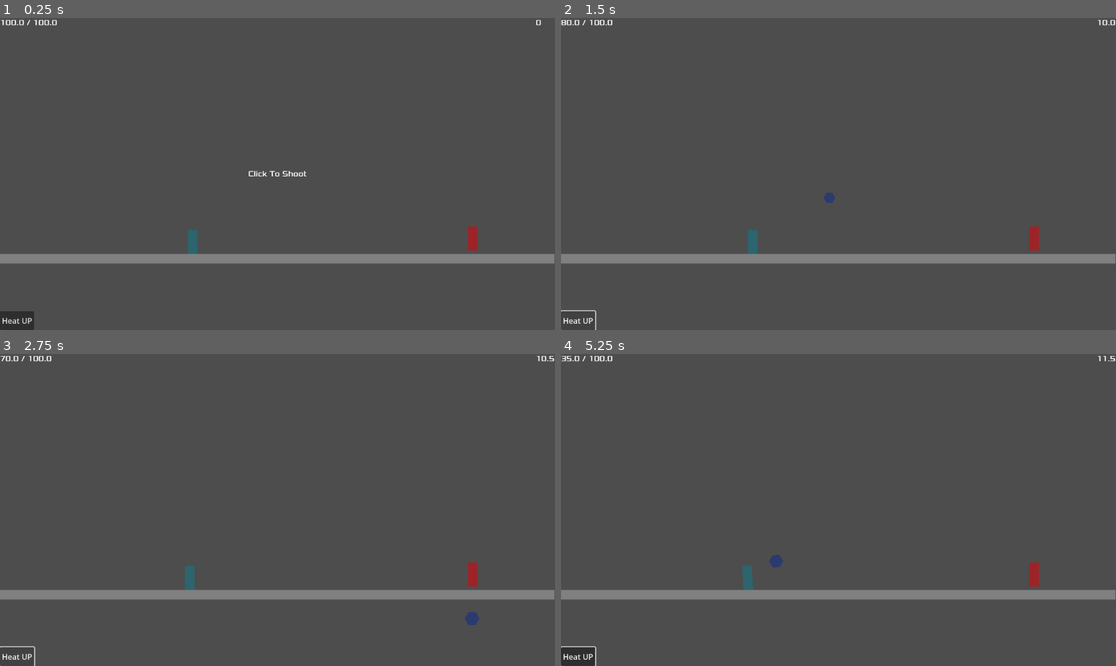
Above: before the commit, frames 1-4 (two rows, left to right).
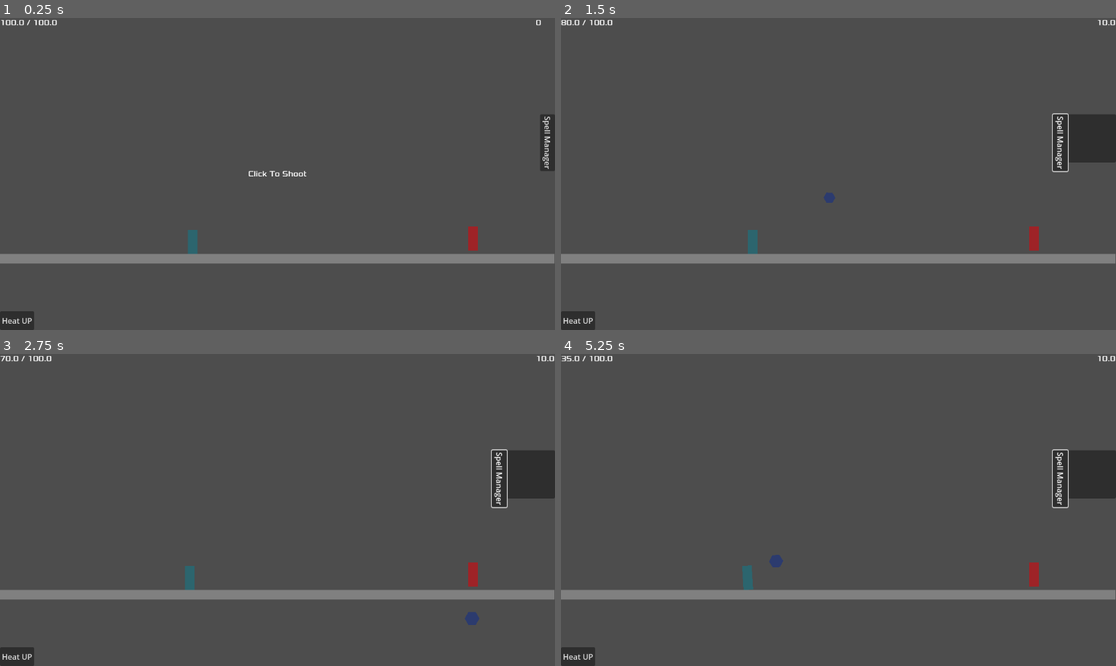
Above: after the commit, the same moments.

Repository: EonViljoen/MerlinEngine
Game: Godot game, scene res://scenes/entities/main.tscn
The game is run twice, just before and just after one commit, with the same random seed, the same clock (stepped at 60 frames per second) and the same inputs. Before the commit the project starts from res://main.tscn.
Inputs (mouse positions are in pixels of both pictures, inside the frame that each line leads up to):
- Up to frame 1 (0.25 s): no input
- Up to frame 2 (1.5 s): click (1110, 142) at 0.5 s, where only the run after the commit has a clickable "Spell Manager"; click "Heat UP" at 1.25 s
- Up to frame 3 (2.75 s): click "Heat UP" at 2 s
- Up to frame 4 (5.25 s): click (1060, 478) at 2.75 s, where only the run after the commit has a clickable "Spell Manager"; click "Heat UP" at 3.5 s; click (1110, 478) at 4.25 s, where only the run after the commit has a clickable "Spell Manager"; move the mouse to (749, 578) at 5.02 s; click (749, 578) at 5.1 s

The runs differ from the first frame. In frame 1, 0.4% of the frame differs, in the area x 97-100%, y 30-49%; in frame 2, 1.9%; in frame 3, 1.9%; in frame 4, 1.9%, in the area x 0-100%, y 0-100%.

Commit message:
Adding framework for modifiers, behaviour next

Diff:
--- a/project.godot
+++ b/project.godot
@@ -11,7 +11,7 @@
 [application]
 
 config/name="Merlin Engine"
-run/main_scene="res://main.tscn"
+run/main_scene="res://scenes/entities/main.tscn"
 config/features=PackedStringArray("4.4", "Forward Plus")
 config/icon="res://icon.svg"
 
--- /dev/null
+++ b/resources/projectile_modifier_resource.tres
@@ -0,0 +1,10 @@
+[gd_resource type="Resource" script_class="ProjectileModifierResource" load_steps=2 format=3 uid="uid://i6dqoq4qqq3b"]
+
+[ext_resource type="Script" uid="uid://ch5ymidwbge4n" path="res://scripts/resources/projectile_modifier_resource.gd" id="1_jypx1"]
+
+[resource]
+script = ExtResource("1_jypx1")
+speed = 50.0
+damage = 10.0
+cost = 10.0
+color = Color(1, 1, 1, 1)
--- a/hud.tscn
+++ b/scenes/entities/UI/hud.tscn
@@ -1,7 +1,8 @@
-[gd_scene load_steps=3 format=3 uid="uid://djwoc85mb6mfu"]
+[gd_scene load_steps=4 format=3 uid="uid://djwoc85mb6mfu"]
 
 [ext_resource type="FontFile" uid="uid://b3hxrvl15g5kc" path="res://assets/fonts/Xolonium-Regular.ttf" id="1_37p78"]
 [ext_resource type="Script" uid="uid://cnvhkoxkyq0lf" path="res://scripts/hud.gd" id="1_64ctp"]
+[ext_resource type="PackedScene" uid="uid://qm1ea6fixo4x" path="res://scenes/entities/UI/spell_manager_panel.tscn" id="3_h0g4p"]
 
 [node name="HUD" type="CanvasLayer"]
 script = ExtResource("1_64ctp")
@@ -57,5 +58,7 @@
 size_flags_vertical = 8
 text = "Heat UP"
 
+[node name="SpellManagerPanel" parent="." instance=ExtResource("3_h0g4p")]
+
 [connection signal="timeout" from="MessageTimer" to="." method="_on_message_timer_timeout"]
 [connection signal="pressed" from="HeatUpButton" to="." method="_on_heat_up_button_pressed"]
--- /dev/null
+++ b/scenes/entities/UI/spell_manager_panel.tscn
@@ -0,0 +1,37 @@
+[gd_scene load_steps=2 format=3 uid="uid://qm1ea6fixo4x"]
+
+[ext_resource type="Script" uid="uid://b4turoacujvsl" path="res://scripts/spell_manager_panel.gd" id="1_dogtn"]
+
+[node name="SpellManagerPanel" type="Control"]
+layout_mode = 3
+anchors_preset = 15
+anchor_right = 1.0
+anchor_bottom = 1.0
+grow_horizontal = 2
+grow_vertical = 2
+script = ExtResource("1_dogtn")
+
+[node name="SideSpellPanel" type="Panel" parent="."]
+layout_mode = 1
+anchors_preset = 6
+anchor_left = 1.0
+anchor_top = 0.5
+anchor_right = 1.0
+anchor_bottom = 0.5
+offset_top = -124.0
+offset_right = 100.0
+offset_bottom = -24.0
+grow_horizontal = 0
+grow_vertical = 2
+
+[node name="ButtonContainer" type="Container" parent="SideSpellPanel"]
+layout_mode = 0
+offset_right = 40.0
+offset_bottom = 40.0
+rotation = 1.5708
+
+[node name="OpenCloseButton" type="Button" parent="SideSpellPanel/ButtonContainer"]
+layout_mode = 2
+text = "Spell Manager"
+
+[connection signal="pressed" from="SideSpellPanel/ButtonContainer/OpenCloseButton" to="." method="_on_open_close_button_pressed"]
--- a/character.tscn
+++ b/scenes/entities/character.tscn
@@ -1,7 +1,8 @@
-[gd_scene load_steps=5 format=3 uid="uid://dtjaix5asacrc"]
+[gd_scene load_steps=6 format=3 uid="uid://dtjaix5asacrc"]
 
 [ext_resource type="Script" uid="uid://cag0itqvkl1df" path="res://scripts/player.gd" id="1_om70c"]
-[ext_resource type="PackedScene" uid="uid://ca5elh2nhbprw" path="res://projectile.tscn" id="2_pjt0s"]
+[ext_resource type="PackedScene" uid="uid://ca5elh2nhbprw" path="res://scenes/entities/projectile.tscn" id="2_pjt0s"]
+[ext_resource type="PackedScene" uid="uid://8o1nqe7w3p21" path="res://scenes/entities/projectile_modifier_manager.tscn" id="3_rk0cf"]
 
 [sub_resource type="CanvasTexture" id="CanvasTexture_xym31"]
 
@@ -27,4 +28,6 @@
 wait_time = 3.0
 autostart = true
 
+[node name="ProjectileModifierManager" parent="." instance=ExtResource("3_rk0cf")]
+
 [connection signal="timeout" from="RegenTimer" to="." method="_on_timer_timeout"]
--- a/main.tscn
+++ b/scenes/entities/main.tscn
@@ -1,11 +1,11 @@
 [gd_scene load_steps=13 format=3 uid="uid://bfrhvekglh4na"]
 
-[ext_resource type="PackedScene" uid="uid://dtjaix5asacrc" path="res://character.tscn" id="1_145mt"]
-[ext_resource type="Script" uid="uid://0udwwnexsch3" path="res://scripts/projectile_physics.gd" id="2_7mycd"]
+[ext_resource type="PackedScene" uid="uid://dtjaix5asacrc" path="res://scenes/entities/character.tscn" id="1_145mt"]
+[ext_resource type="Script" uid="uid://0udwwnexsch3" path="res://scripts/projectiles/projectile_physics.gd" id="2_7mycd"]
 [ext_resource type="Script" uid="uid://brvsj3m80fgjr" path="res://scripts/target.gd" id="2_ur8c2"]
-[ext_resource type="Script" uid="uid://6ftcvlqdwksk" path="res://scripts/projectile.gd" id="3_272bh"]
-[ext_resource type="PackedScene" uid="uid://djwoc85mb6mfu" path="res://hud.tscn" id="3_h2yge"]
-[ext_resource type="Script" uid="uid://ddhpq8nhita2a" path="res://scripts/projectile_animation.gd" id="4_5vw27"]
+[ext_resource type="Script" uid="uid://6ftcvlqdwksk" path="res://scripts/projectiles/projectile.gd" id="3_272bh"]
+[ext_resource type="PackedScene" uid="uid://djwoc85mb6mfu" path="res://scenes/entities/UI/hud.tscn" id="3_h2yge"]
+[ext_resource type="Script" uid="uid://ddhpq8nhita2a" path="res://scripts/projectiles/projectile_animation.gd" id="4_5vw27"]
 
 [sub_resource type="CanvasTexture" id="CanvasTexture_8uv3a"]
 specular_color = Color(0.501961, 0.501961, 0.501961, 1)
--- a/projectile.tscn
+++ b/scenes/entities/projectile.tscn
@@ -1,8 +1,8 @@
 [gd_scene load_steps=7 format=3 uid="uid://ca5elh2nhbprw"]
 
-[ext_resource type="Script" uid="uid://0udwwnexsch3" path="res://scripts/projectile_physics.gd" id="1_a85iw"]
-[ext_resource type="Script" uid="uid://6ftcvlqdwksk" path="res://scripts/projectile.gd" id="2_qxf0c"]
-[ext_resource type="Script" uid="uid://ddhpq8nhita2a" path="res://scripts/projectile_animation.gd" id="3_dgwo2"]
+[ext_resource type="Script" uid="uid://0udwwnexsch3" path="res://scripts/projectiles/projectile_physics.gd" id="1_8ngof"]
+[ext_resource type="Script" uid="uid://6ftcvlqdwksk" path="res://scripts/projectiles/projectile.gd" id="2_ykqt4"]
+[ext_resource type="Script" uid="uid://ddhpq8nhita2a" path="res://scripts/projectiles/projectile_animation.gd" id="3_48ark"]
 
 [sub_resource type="PhysicsMaterial" id="PhysicsMaterial_qxf0c"]
 
@@ -13,12 +13,12 @@
 resource_local_to_scene = true
 
 [node name="Projectile" type="Node2D"]
-script = ExtResource("1_a85iw")
+script = ExtResource("1_8ngof")
 
 [node name="RigidBody2D" type="RigidBody2D" parent="."]
 physics_material_override = SubResource("PhysicsMaterial_qxf0c")
 can_sleep = false
-script = ExtResource("2_qxf0c")
+script = ExtResource("2_ykqt4")
 projectileRadius = 12
 segments = 6
 
@@ -27,7 +27,7 @@
 
 [node name="Polygon2D" type="Polygon2D" parent="RigidBody2D"]
 color = Color(0.688392, 0.268126, 1, 1)
-script = ExtResource("3_dgwo2")
+script = ExtResource("3_48ark")
 projectileScaleFactor = 1.3
 
 [node name="Area2D" type="Area2D" parent="RigidBody2D"]
--- /dev/null
+++ b/scenes/entities/projectile_modifier_manager.tscn
@@ -0,0 +1,9 @@
+[gd_scene load_steps=3 format=3 uid="uid://8o1nqe7w3p21"]
+
+[ext_resource type="Script" uid="uid://vgo8vsryg6m8" path="res://scripts/managers/projectile_modifier_manager.gd" id="1_m7dao"]
+[ext_resource type="PackedScene" uid="uid://d1wojy4oghy5p" path="res://scenes/modifiers/heat_up.tscn" id="2_mnwnc"]
+
+[node name="ProjectileModifierManager" type="Node"]
+script = ExtResource("1_m7dao")
+
+[node name="HeatUp" parent="." instance=ExtResource("2_mnwnc")]
--- /dev/null
+++ b/scenes/modifiers/heat_up.tscn
@@ -0,0 +1,6 @@
+[gd_scene load_steps=2 format=3 uid="uid://d1wojy4oghy5p"]
+
+[ext_resource type="Script" uid="uid://bf0ewnyu6bkl2" path="res://scripts/modifiers/heat_up.gd" id="1_1whdk"]
+
+[node name="HeatUp" type="Node"]
+script = ExtResource("1_1whdk")
--- /dev/null
+++ b/scripts/managers/projectile_modifier_manager.gd
@@ -0,0 +1,15 @@
+extends Node
+class_name ProjectileModifierManager
+
+@export var projectile_resource: ProjectileModifierResource
+@export var modifiers: Array[ProjectileModifier] = []  # Holds active modifiers
+
+
+func apply_modifiers(projectile):
+	for modifier in get_children():
+		if modifier is ProjectileModifier:
+			modifier.apply_modifier(projectile)
+
+#func apply_modifiers(projectile):
+	#for modifier in modifiers:
+		#modifier.apply_modifier(projectile)
--- /dev/null
+++ b/scripts/modifiers/heat_up.gd
@@ -0,0 +1,6 @@
+extends ProjectileModifier
+
+@export var damage: float = 15
+
+func apply_modifier(projectile):
+	print(projectile.position)
--- a/scripts/player.gd
+++ b/scripts/player.gd
@@ -2,6 +2,7 @@
 
 @onready var sprite : Sprite2D = $Sprite2D
 @onready var colShape: CollisionShape2D = $CollisionShape2D
+@onready var modifierManager: ProjectileModifierManager = $ProjectileModifierManager
 
 @onready var heatUp: float = 0.0
 
--- /dev/null
+++ b/scripts/projectiles/projectile_modifier.gd
@@ -0,0 +1,5 @@
+extends Node
+class_name ProjectileModifier
+
+func apply_modifier(projectile):
+	pass  # Each modifier will override this method
--- /dev/null
+++ b/scripts/resources/projectile_modifier_resource.gd
@@ -0,0 +1,7 @@
+extends Resource
+class_name ProjectileModifierResource
+
+@export var speed: float = 50.0
+@export var damage: float = 10.0
+@export var cost: float = 10.0
+@export var color: Color = Color.WHITE
--- /dev/null
+++ b/scripts/spell_manager_panel.gd
@@ -0,0 +1,25 @@
+extends Control
+
+@export var slideSpeed: float = 300.0
+
+@onready var spellPanel : Panel = $SideSpellPanel
+@onready var openCloseButton : Button = $SideSpellPanel/ButtonContainer/OpenCloseButton
+
+var isOpen : bool = false
+var closePositionX : float
+var openPositionX: float
+var tween : Tween
+
+func _ready() -> void:
+	closePositionX = spellPanel.get_global_rect().position.x
+	openPositionX =  closePositionX - (spellPanel.get_global_rect().end.x - closePositionX)
+
+
+func _on_open_close_button_pressed() -> void:
+	isOpen = !isOpen
+
+	var targetPositionX = openPositionX if isOpen else closePositionX
+	spellPanel.set_position(Vector2(targetPositionX, spellPanel.position.y))
+	tween = get_tree().create_tween()
+	tween.tween_property(spellPanel, "position:x", targetPositionX, 1).set_trans(Tween.TRANS_SINE).set_ease(Tween.EASE_IN_OUT)
+	tween.kill()
Not shown: 3 places in scenes/entities/main.tscn that only renumber resources
Not shown, added: scripts/managers/projectile_modifier_manager.gd.uid
Not shown, added: scripts/modifiers/heat_up.gd.uid
Renamed: scripts/projectile.gd -> scripts/projectiles/projectile.gd
Renamed: scripts/projectile.gd.uid -> scripts/projectiles/projectile.gd.uid
Renamed: scripts/projectile_animation.gd -> scripts/projectiles/projectile_animation.gd
Renamed: scripts/projectile_animation.gd.uid -> scripts/projectiles/projectile_animation.gd.uid
Not shown, added: scripts/projectiles/projectile_modifier.gd.uid
Renamed: scripts/projectile_physics.gd -> scripts/projectiles/projectile_physics.gd
Renamed: scripts/projectile_physics.gd.uid -> scripts/projectiles/projectile_physics.gd.uid
Not shown, added: scripts/resources/projectile_modifier_resource.gd.uid
Not shown, added: scripts/spell_manager_panel.gd.uid
